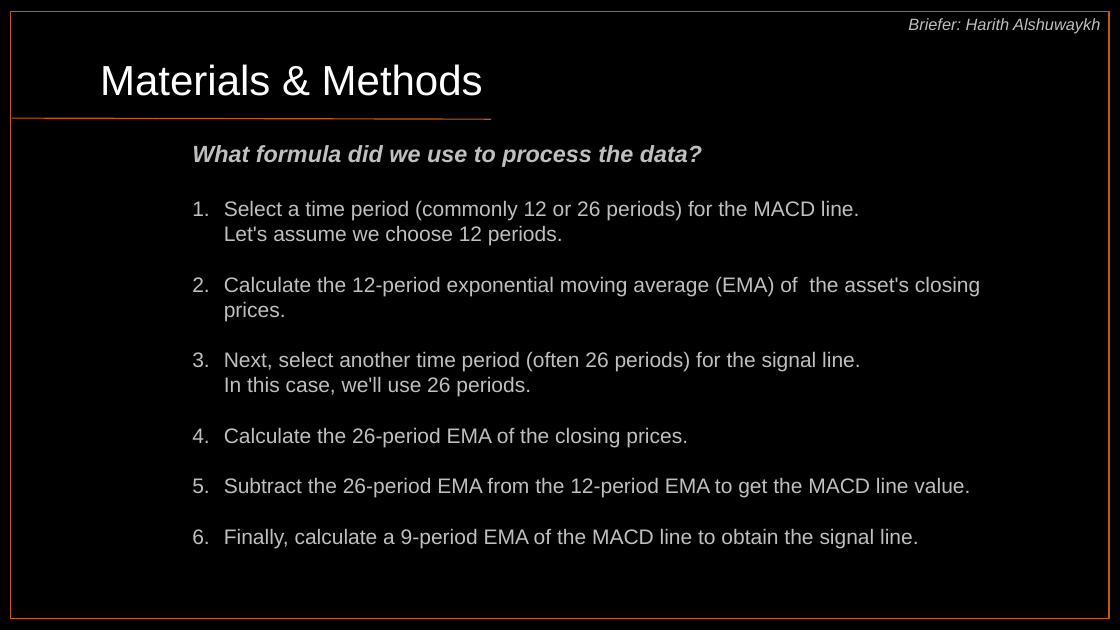
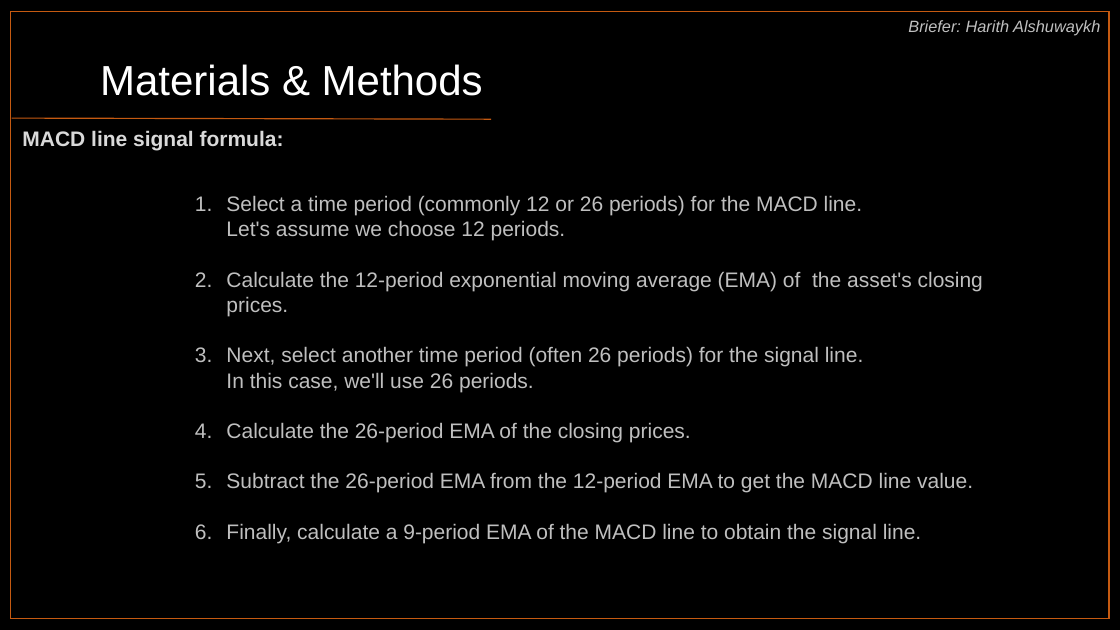
Before and after one commit to harithmd1/project1_group2, a slide deck: slide 6 of MACD_Indicators_Group_2.pptx (slide 11 before the commit). Drawn at 1120x630 pixels with LibreOffice and Linux fonts; fonts in the diff are those of the drawing. Boxes give left, top, right and bottom in pixels: in the first picture for what was removed or moved away, otherwise in the second. Text is boxed around its words. In the diff, an @@ line names an element or a change of style, - is before the commit and + after.

```diff
--- a/MACD_Indicators_Group_2.pptx
+++ b/MACD_Indicators_Group_2.pptx
@@ text added at bbox=[22, 130, 284, 150], 18 pt, text #D9D9D9, bold @@
+MACD line signal formula:
@@ text at bbox=[192, 145, 702, 167]: paragraph removed @@
-What formula did we use to process the data?
@@ text "Select a time period (commonly ...": place and size @@
-text "Select a time period (commonly ..." at bbox=[192, 145, 980, 548]
+text "Select a time period (commonly ..." at bbox=[226, 195, 983, 543]
```
Also in this commit, not shown: 12 other slides changed, 3 slides added, 1 slide removed.
